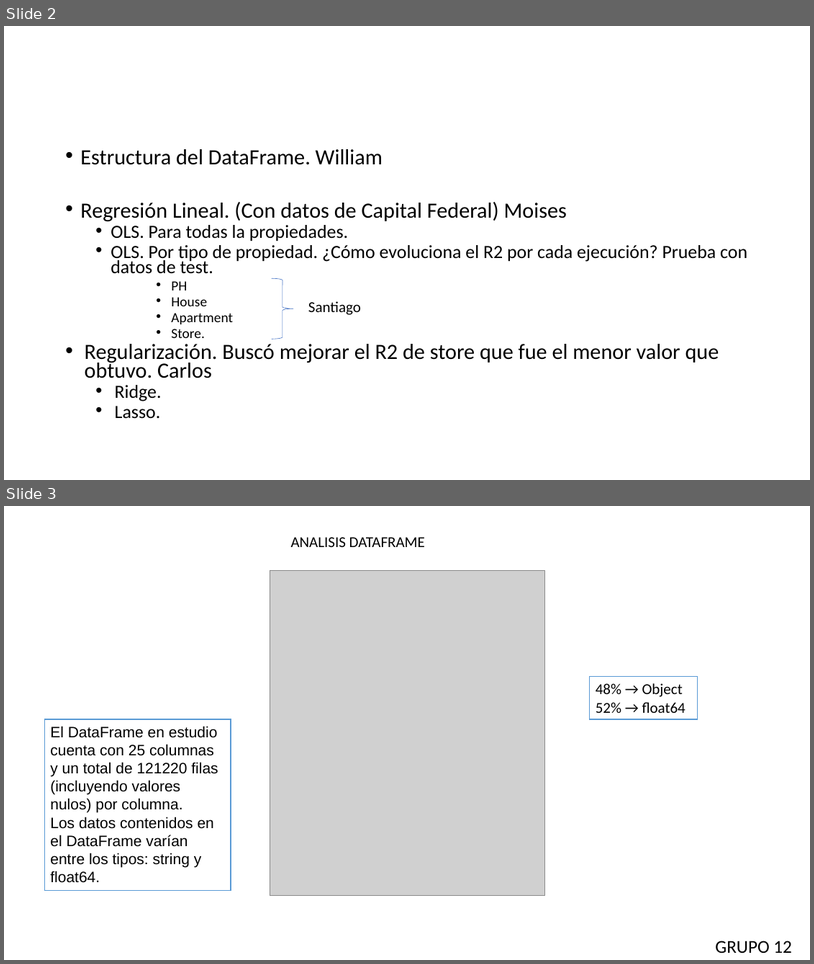
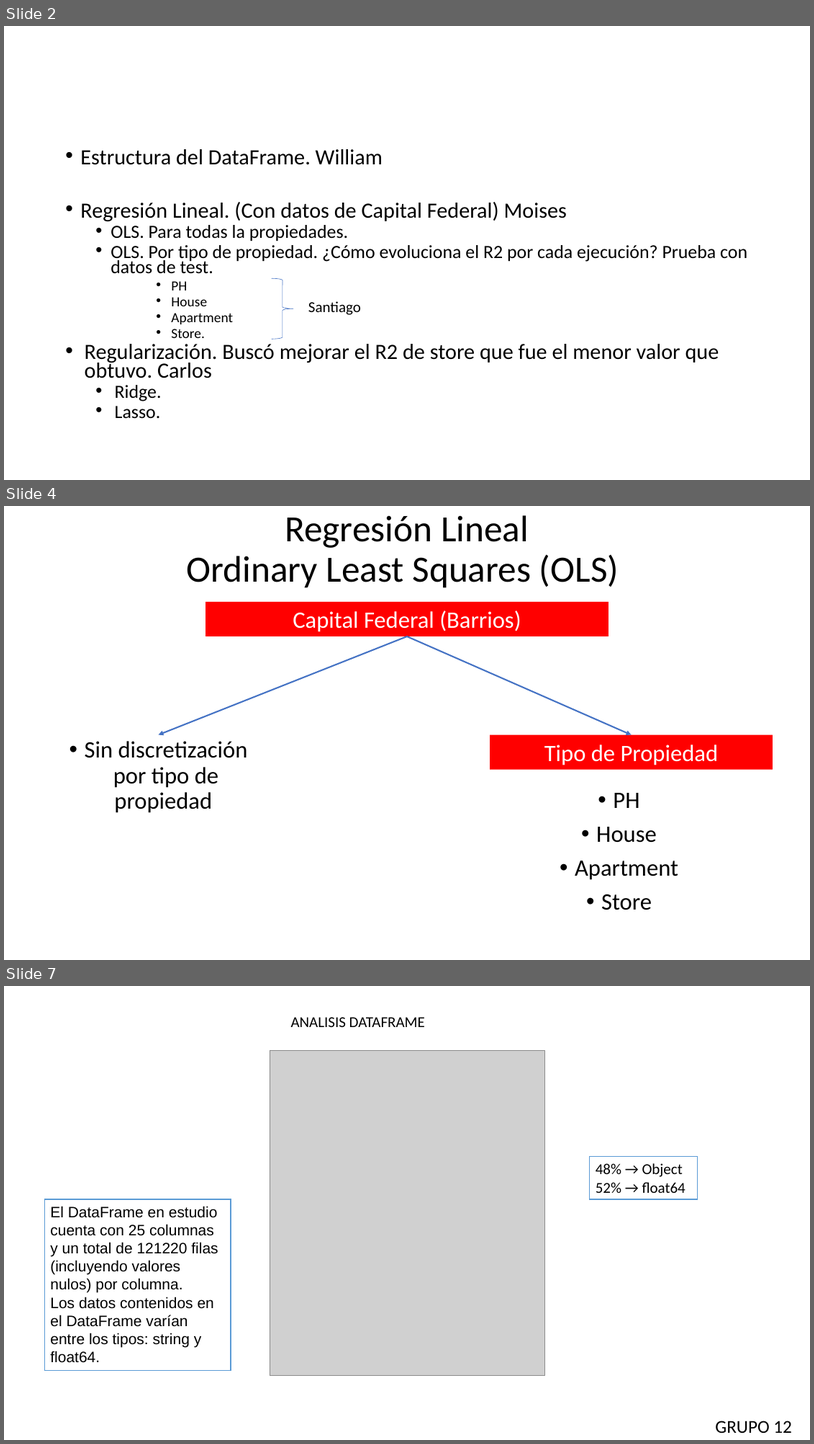
Before and after one commit to asasa293/limpieza_datos, a slide deck: TP2/TP2_GRUPO12.pptx. Shown one above the other, each under a label of ours: slides 2 and 3 before the commit, slides 2, 4 and 7 after it; the slides between them are not shown. The pictures are 814x964 and 814x1444 pixels, drawn with LibreOffice and Linux fonts; fonts in the diff are those of the drawing; grey boxes stand for pictures. Boxes give left, top, right and bottom in pixels: in the first picture for what was removed or moved away, otherwise in the second. Text is boxed around its words. In the diff, an @@ line names an element or a change of style, - is before the commit and + after.

```diff
--- a/TP2/TP2_GRUPO12.pptx
+++ b/TP2/TP2_GRUPO12.pptx
@@ slide 4 added at (4,506,810,960), background #FFFFFF @@
@@ title added at (186,515,619,588), 44 pt, text #000000 @@
+Regresión Lineal
+Ordinary Least Squares (OLS)
@@ rectangle added at (206,602,608,636), fill #FF0000, 28 pt, text #FFFFFF @@
+Capital Federal (Barrios)
@@ arrow added from (407, 636) to (158, 735), #4472C4 1.75 pt @@
@@ arrow added from (407, 636) to (632, 735), #4472C4 1.75 pt @@
@@ text added at (85,741,248,813), 28 pt, text #000000 @@
+• Sin discretización por tipo de propiedad
@@ rectangle added at (491,735,774,769), fill #FF0000, 28 pt, text #FFFFFF @@
+Tipo de Propiedad
@@ text added at (575,793,679,910), 28 pt, text #000000 @@
+• PH
+• House
+• Apartment
+• Store
@@ what was slide 3 is now slide 7 @@
```
Also in this commit, not shown: 3 other slides added, 1 other file.
